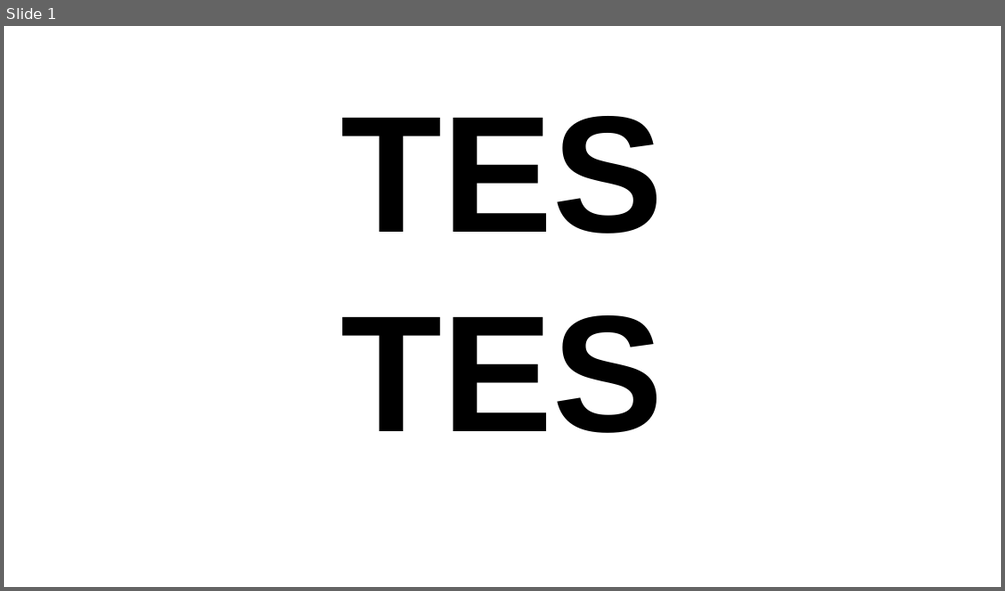
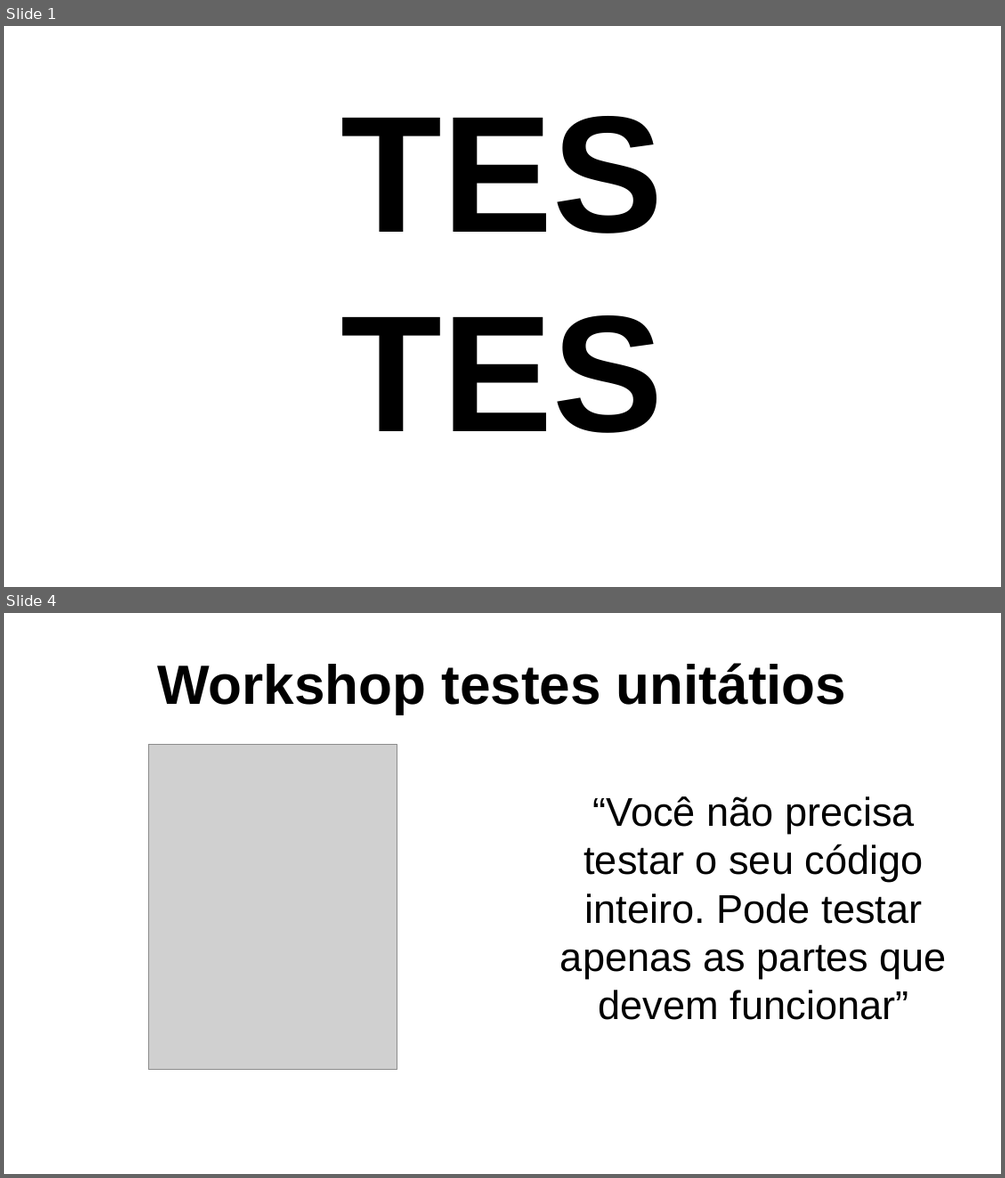
Before and after one commit to itacirgabral/specjs, a slide deck: apres.odp. Shown one above the other, each under a label of ours: slide 1 before the commit, slides 1 and 4 after it; the slides between them are not shown. The pictures are 1005x591 and 1005x1178 pixels, drawn with LibreOffice and Linux fonts; fonts in the diff are those of the drawing; grey boxes stand for pictures. Boxes give left, top, right and bottom in pixels: in the first picture for what was removed or moved away, otherwise in the second. Text is boxed around its words. In the diff, an @@ line names an element or a change of style, - is before the commit and + after.

```diff
--- a/apres.odp
+++ b/apres.odp
@@ slide 4 added at box(4, 613, 1001, 1174), background #FFFFFF @@
@@ title added at box(157, 663, 846, 714), 44 pt, text #000000, bold @@
+Workshop testes unitátios
@@ picture added at box(149, 744, 396, 1070) @@
@@ text added at box(560, 796, 947, 1020), 32 pt, text #000000 @@
+“Você não precisa testar o seu código inteiro. Pode testar apenas as partes que devem funcionar”
```
Also in this commit, not shown: 3 slides changed, 2 other slides added, 2 slides removed, 36 other files.
